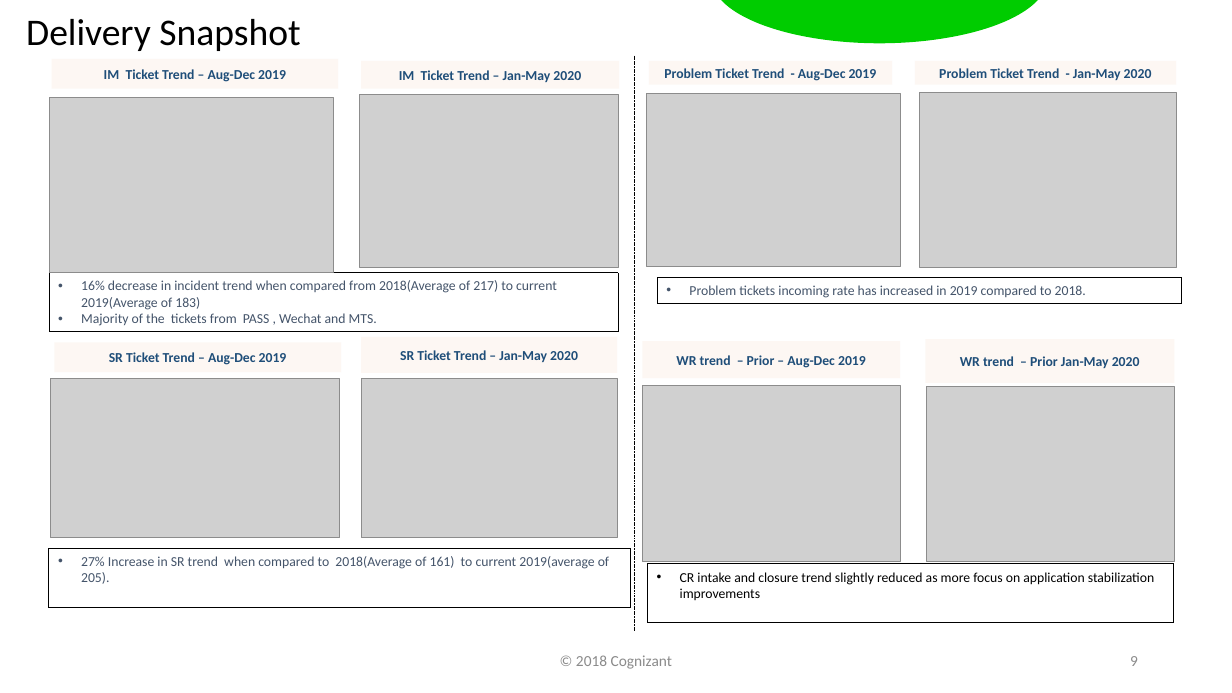
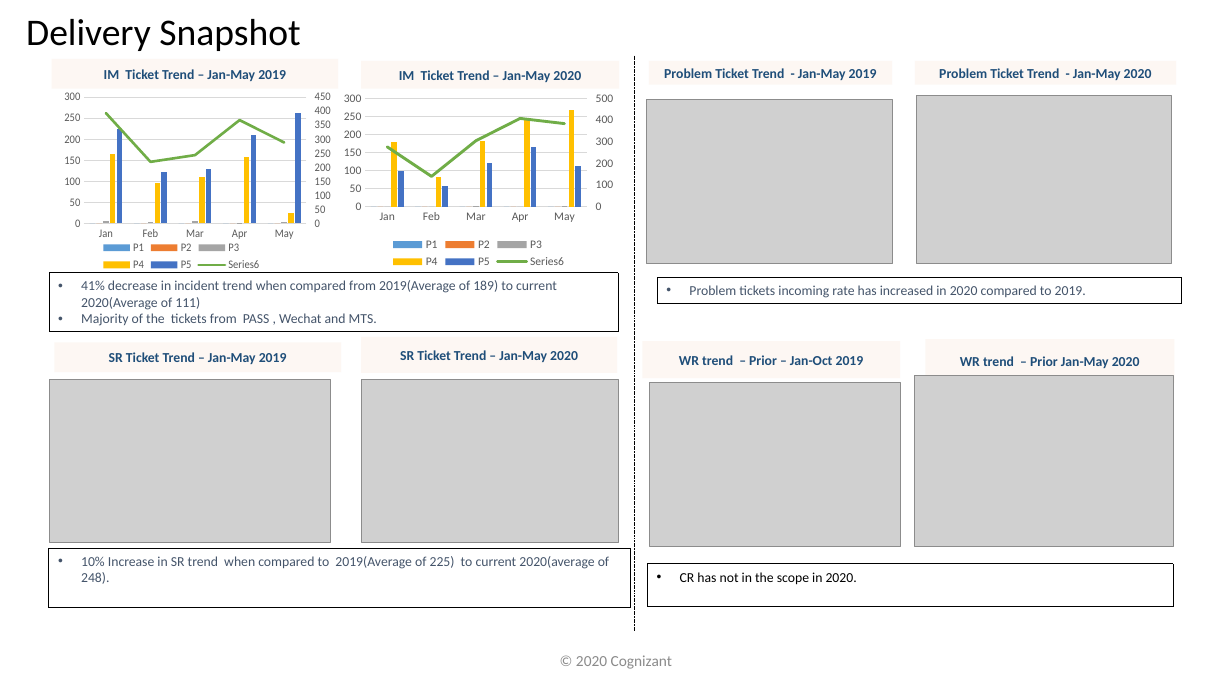
Before and after one commit to GeorgeChan20190501/Service_Monitor, a slide deck: slide 9 of src/main/resources/file/Metlife China Annual Review 20191112.pptx. Drawn at 1232x693 pixels with LibreOffice and Linux fonts; fonts in the diff are those of the drawing; grey boxes stand for pictures. Boxes give left, top, right and bottom in pixels: in the first picture for what was removed or moved away, otherwise in the second. Text is boxed around its words. In the diff, an @@ line names an element or a change of style, - is before the commit and + after.

```diff
--- a/src/main/resources/file/Metlife China Annual Review 20191112.pptx
+++ b/src/main/resources/file/Metlife China Annual Review 20191112.pptx
@@ ellipse removed at <box>712,0,1048,43</box> @@
@@ column chart added at <box>56,67,331,275</box> @@
+categories: Jan, Feb, Mar, Apr, May
+P1: 0, 0, 0, 0, 0
+P2: 0, 0, 0, 0, 0
+P3: 5, 3, 4, 1, 2
+P4: 164, 95, 109, 158, 24
+P5: 224, 121, 130, 209, 262
+: 390, 220, 240, 370, 290
@@ text in rectangle at <box>104,69,286,81</box>: text changed @@
-IM Ticket Trend – Aug-Dec 2019
+IM Ticket Trend – Jan-May 2019
@@ column chart added at <box>338,88,619,273</box> @@
+categories: Jan, Feb, Mar, Apr, May
+P1: 0, 0, 0, 0, 0
+P2: 0, 0, 0, 0, 0
+P3: 0, 0, 1, 0, 2
+P4: 178, 83, 181, 241, 267
+P5: 98, 57, 122, 166, 114
+: 280, 140, 300, 410, 380
@@ text in rectangle at <box>664,68,877,80</box>: text changed @@
-Problem Ticket Trend - Aug-Dec 2019
+Problem Ticket Trend - Jan-May 2019
@@ picture removed at <box>49,97,334,273</box> @@
@@ picture removed at <box>360,94,618,268</box> @@
@@ picture: place and size @@
-picture at <box>647,94,901,267</box>
+picture at <box>646,99,892,263</box>
@@ picture: place and size @@
-picture at <box>920,92,1177,267</box>
+picture at <box>917,96,1171,264</box>
@@ text in rectangle at <box>81,280,557,310</box>: text changed @@
-• 16% decrease in incident trend when compared from 2018(Average of 217) to current 2019(Average of 183)
+• 41% decrease in incident trend when compared from 2019(Average of 189) to current 2020(Average of 111)
@@ text in rectangle at <box>689,285,1086,298</box>: text changed @@
-• Problem tickets incoming rate has increased in 2019 compared to 2018.
+• Problem tickets incoming rate has increased in 2020 compared to 2019.
@@ text in rectangle at <box>109,352,287,364</box>: text changed @@
-SR Ticket Trend – Aug-Dec 2019
+SR Ticket Trend – Jan-May 2019
@@ text in rectangle at <box>679,355,864,365</box>: text changed @@
-WR trend – Prior – Aug-Dec 2019
+WR trend – Prior – Jan-Oct 2019
@@ picture: place and size @@
-picture at <box>50,378,339,538</box>
+picture at <box>49,380,331,543</box>
@@ picture: place and size @@
-picture at <box>361,378,617,538</box>
+picture at <box>361,380,619,543</box>
@@ picture: place and size @@
-picture at <box>642,386,900,562</box>
+picture at <box>650,383,900,546</box>
@@ picture: place and size @@
-picture at <box>927,386,1175,562</box>
+picture at <box>915,375,1174,546</box>
@@ text in rectangle at <box>81,556,609,584</box>: text changed @@
-• 27% Increase in SR trend when compared to 2018(Average of 161) to current 2019(average of 205).
+• 10% Increase in SR trend when compared to 2019(Average of 225) to current 2020(average of 248).
@@ rectangle "CR has not in the ...": place and size @@
-rectangle "CR has not in the ..." at <box>648,564,1174,623</box>
+rectangle "CR has not in the ..." at <box>648,564,1174,606</box>
@@ text in rectangle at <box>680,572,857,585</box>: text changed @@
-• CR intake and closure trend slightly reduced as more focus on application stabilization improvements
+• CR has not in the scope in 2020.
@@ text at <box>576,655,672,669</box>: text changed @@
-© 2018 Cognizant
+© 2020 Cognizant
@@ page number removed at <box>1130,656,1138,666</box> @@
-9
```
Also in this commit, not shown: 4 other files.
